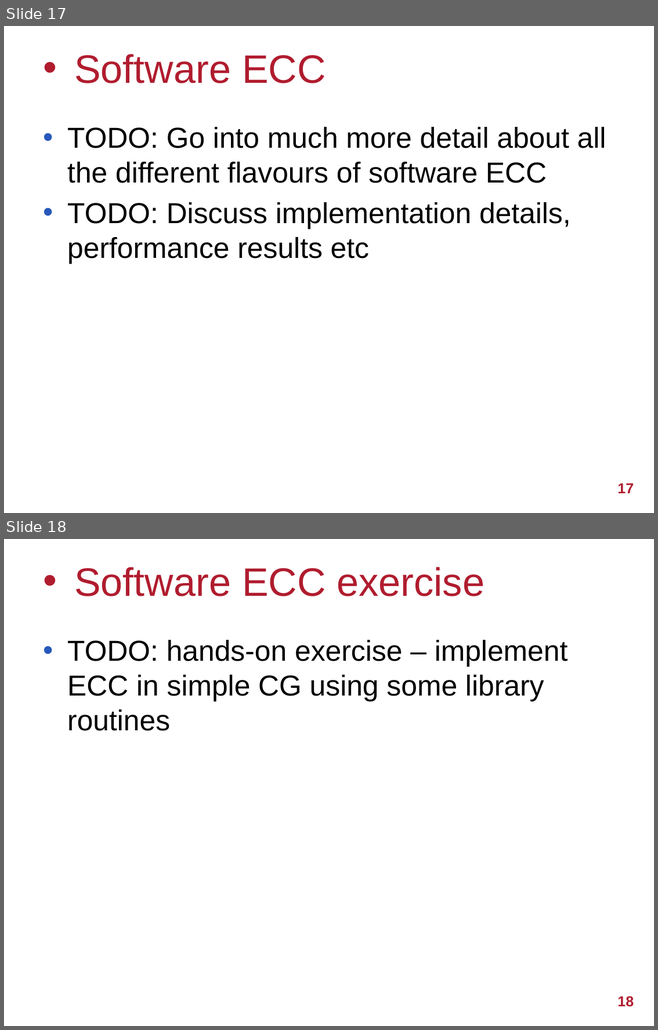
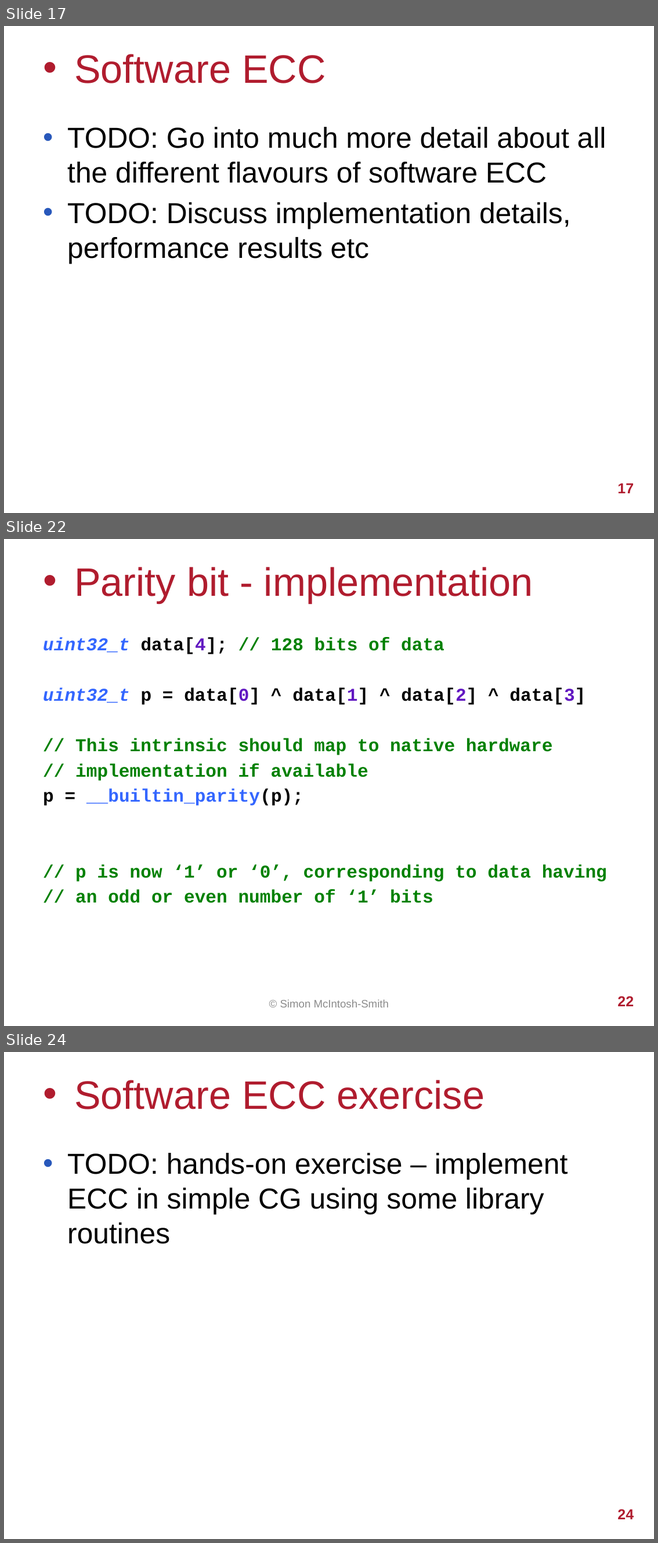
Before and after one commit to UoB-HPC/abft-training, a slide deck: abft-training.pptx. Shown one above the other, each under a label of ours: slides 17 and 18 before the commit, slides 17, 22 and 24 after it; the slides between them are not shown. The pictures are 658x1030 and 658x1543 pixels, drawn with LibreOffice and Linux fonts; fonts in the diff are those of the drawing; background and template pictures are left out. Boxes give left, top, right and bottom in pixels: in the first picture for what was removed or moved away, otherwise in the second. Text is boxed around its words. In the diff, an @@ line names an element or a change of style, - is before the commit and + after.

Commit message:
Add slides about parity bits

```diff
--- a/abft-training.pptx
+++ b/abft-training.pptx
@@ slide 22 added at (4, 539, 654, 1026), background #FFFFFF @@
@@ title added at (74, 567, 533, 603), 44 pt, text #B01C2E @@
+• Parity bit - implementation
@@ text added at (43, 637, 607, 903), 20 pt, text #008000, bold @@
+uint32_t data[4]; // 128 bits of data
+uint32_t p = data[0] ^ data[1] ^ data[2] ^ data[3]
+// This intrinsic should map to native hardware
+// implementation if available
+p = __builtin_parity(p);
+// p is now ‘1’ or ‘0’, corresponding to data having
+// an odd or even number of ‘1’ bits
@@ text added at (280, 1000, 389, 1008), 12 pt, text #8C8C8C @@
+© Simon McIntosh-Smith
@@ page number added at (617, 996, 633, 1006), 16 pt, text #B01C2E, bold @@
+22
@@ what was slide 18 is now slide 24 @@
@@ page number at (617, 1509, 633, 1519): text changed @@
-18
+24
```
Also in this commit, not shown: 5 other slides added, 1 other file.
